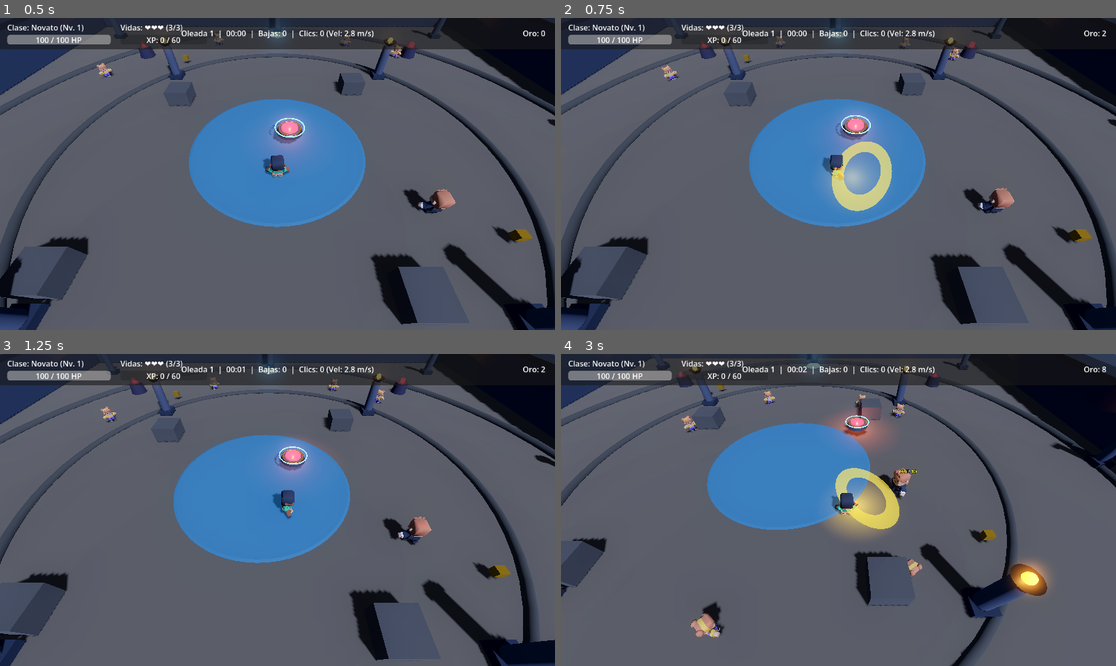
Above: before the commit, frames 1-4 (two rows, left to right).
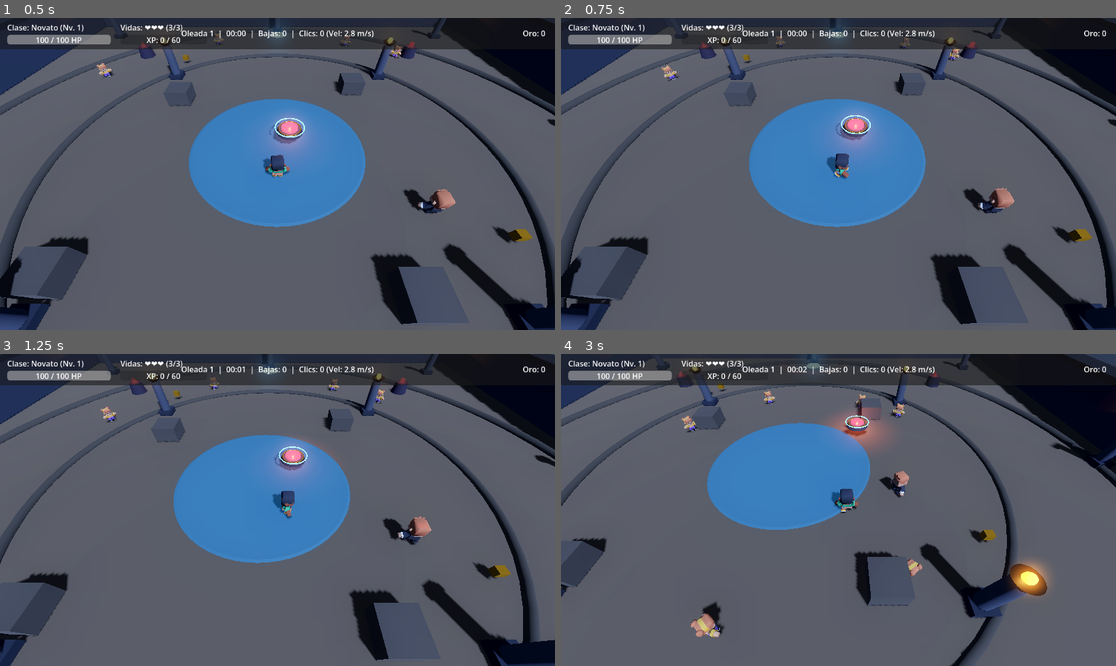
Above: after the commit, the same moments.

Repository: Project-Duplaa/Click-the-button-3D
Game: Godot game, scene res://main.tscn
Same seed, same stepped clock (60 frames per second), same inputs: the game is played once before the commit and once after it.
Inputs (mouse positions are in pixels of both pictures, inside the frame that each line leads up to):
- Up to frame 1 (0.5 s): no input
- Up to frame 2 (0.75 s): tap Enter at 0.5 s; move the mouse to (960, 158) at 0.52 s; hold D (move_right) from 0.53 s (still down); hold Right mouse button (bloquear) from 0.53 s (still down); click (960, 158) at 0.67 s
- Up to frame 3 (1.25 s): keep holding D (move_right); keep holding Right mouse button (bloquear)
- Up to frame 4 (3 s): move the mouse to (727, 525) at 1.27 s; release D (move_right) at 1.28 s; release Right mouse button (bloquear) at 1.28 s; hold S (move_down) 1.28-2.03 s; tap Shift (correr) at 1.35 s; click (727, 525) at 1.42 s; move the mouse to (894, 441) at 2.02 s; hold D (move_right) 2.03-2.78 s; hold F 2.03-2.78 s; click (894, 441) at 2.17 s; move the mouse to (810, 572) at 2.77 s; hold W (move_up) from 2.78 s (still down); tap Q at 2.85 s; click (810, 572) at 2.92 s

Frame 1 is identical in both runs. In frame 2, 2.0% of the frame differs, in the area x 47-99%, y 4-62%; in frame 3, less than 0.1%; in frame 4, 2.3%, in the area x 47-99%, y 4-60%.

Commit message:
refactor(combate): restringir interaccion de clics exclusivamente al boton movil y fijar ataque a 100% autobattler (Jhon Sebastian Amado)

Diff:
--- a/click_hud.tscn
+++ b/click_hud.tscn
@@ -152,6 +152,7 @@
 vertical_alignment = 1
 
 [node name="BtnClick" type="Button" parent="Control"]
+visible = false
 layout_mode = 1
 anchors_preset = 3
 anchor_left = 1.0
--- a/personaje.gd
+++ b/personaje.gd
@@ -76,9 +76,7 @@
 
 func _unhandled_input(event):
 	if event is InputEventMouseButton:
-		if event.button_index == MOUSE_BUTTON_LEFT and event.pressed:
-			click_attack()
-		elif event.button_index == MOUSE_BUTTON_RIGHT and clase == "Guerrero":
+		if event.button_index == MOUSE_BUTTON_RIGHT and clase == "Guerrero":
 			_actualizar_estado_bloqueo(event.pressed)
 	elif event is InputEventKey and clase == "Guerrero":
 		if event.keycode == KEY_F or event.keycode == KEY_Q:
@@ -247,41 +245,9 @@
 				p.iniciar(origen, dir_flecha, dano_flecha, vel_flecha, perforaciones)
 
 func click_attack():
-	# Si está bloqueando activamente como Guerrero, mantiene la guardia y repele agresores
-	if bloqueando and clase == "Guerrero":
-		_parpadear_escudo()
-		_repeler_enemigos_alrededor(2.6, 5.0)
-		return
-
-	if clase == "Guerrero":
-		_ejecutar_corte_giratorio_guerrero(true)
-	else:
-		# Click manual tipo clicker con tajo crítico dorado y sonido contundente
-		var dir_click = -basis.z
-		var objetivo = _obtener_enemigo_cercano()
-		if objetivo != null:
-			var d = (objetivo.global_position - global_position)
-			d.y = 0.0
-			if d.length_squared() > 0.01:
-				dir_click = d.normalized()
-				basis = Basis.looking_at(dir_click)
-
-		accion = "attack-melee-right"
-		_reloj_anim_accion = 0.20
-		_ejecutar_animacion_procedural_ataque("melee")
-		_crear_tajo_espada(dir_click, true) # Tajo dorado de crítico
-		AudioManager.play("corte_espada", 1.25)
-		AudioManager.play("click", 1.15)
-
-		if objetivo != null and global_position.distance_to(objetivo.global_position) <= rango_ataque + 2.5:
-			if objetivo.has_method("recibir_dano"):
-				objetivo.recibir_dano(dano * 0.85, true)
-				AudioManager.play("golpe_impacto", 1.2)
-	# Bono incremental de click
-	oro += 1
-	recoger_drop(0, 1) # +1 XP por click
-	if evolucion_manager != null:
-		evolucion_manager.registrar_click()
+	# El combate es 100% automático (Autobattler continuo por proximidad).
+	# La única interacción de clic permitida en el juego es sobre el Botón Móvil 3D.
+	pass
 
 func _ejecutar_animacion_procedural_ataque(tipo_ataque: String):
 	var mod = get_node_or_null("Modelo")
